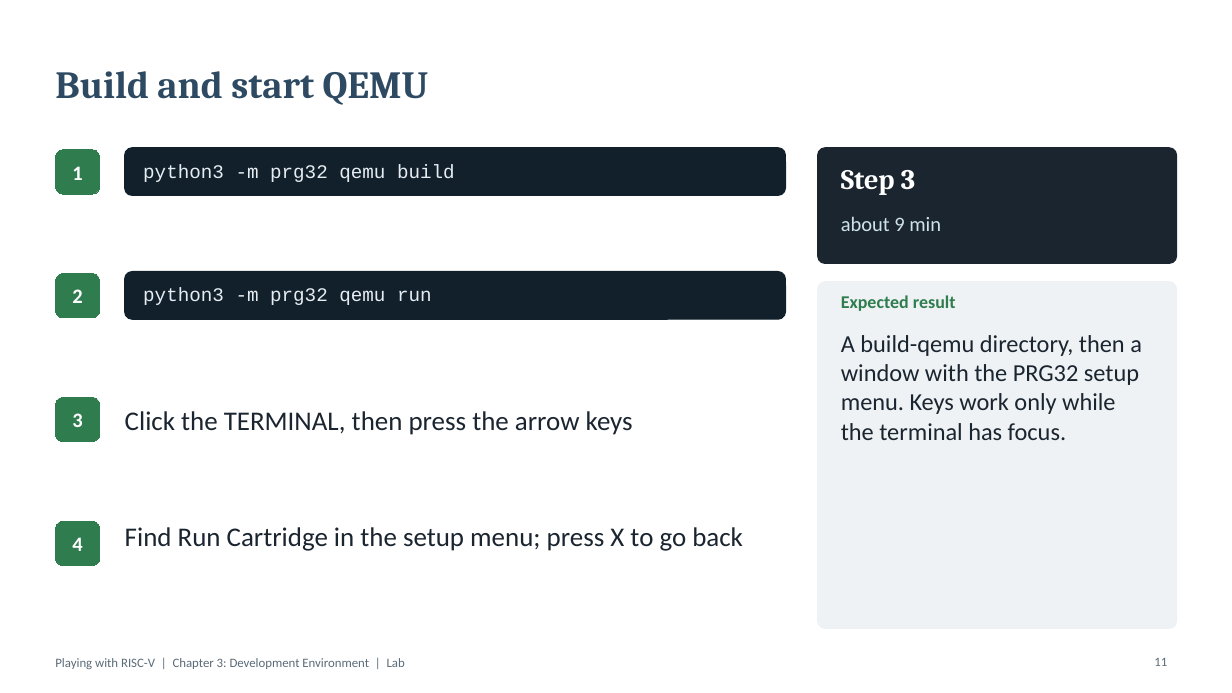
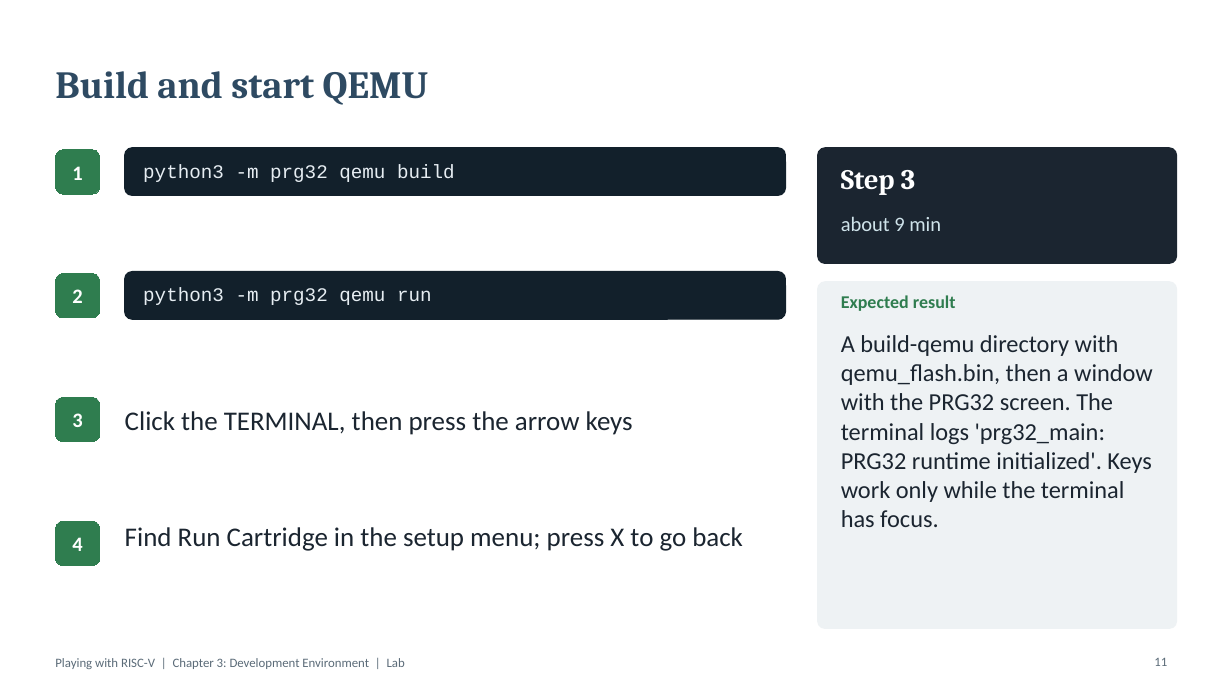
Before and after one commit to riscv-prg32/Playing-with-RISC-V_PRG32_textbook, a slide deck: slide 11 of presentations/03-setup/03-setup-lab.pptx. Drawn at 1232x693 pixels with LibreOffice and Linux fonts; fonts in the diff are those of the drawing. Boxes give left, top, right and bottom in pixels: in the first picture for what was removed or moved away, otherwise in the second. Text is boxed around its words. In the diff, an @@ line names an element or a change of style, - is before the commit and + after.

```diff
--- a/presentations/03-setup/03-setup-lab.pptx
+++ b/presentations/03-setup/03-setup-lab.pptx
@@ text at [841, 335, 1153, 527]: text changed @@
-A build-qemu directory, then a window with the PRG32 setup menu. Keys work only while the terminal has focus.
+A build-qemu directory with qemu_flash.bin, then a window with the PRG32 screen. The terminal logs 'prg32_main: PRG32 runtime initialized'. Keys work only while the terminal has focus.
```
Also in this commit, not shown: 1 other slide changed, 1 slide added, 43 other files.
